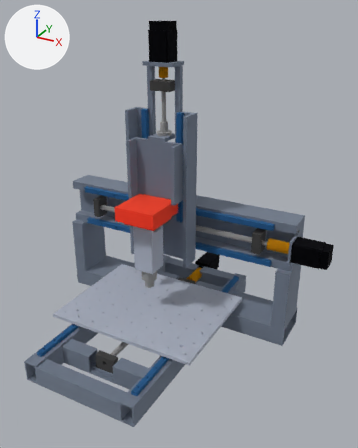
Two versions of the glTF model cad/standard/glb/standard_center.glb, one commit apart.
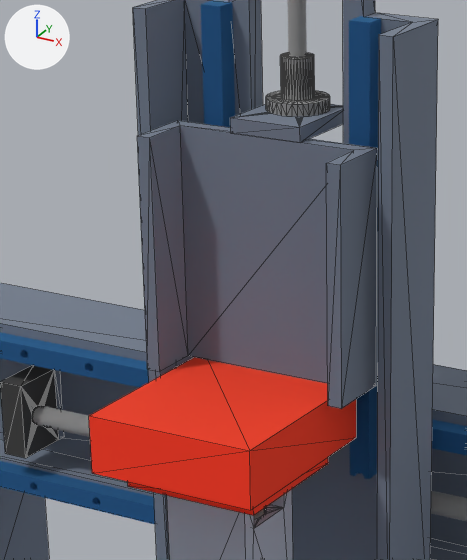
Each version is shown whole from a 50 mm camera at (913.0, -1071.0, 849.0) aimed at (308.0, 29.0, 300.0), then close up on the part from 26% to 57% of the width and 24% to 54% of the height. Lighting does not change. The marker at upper left points along +X, +Y and +Z. The last two pictures show the newer version. The close-ups show mesh edges as thin lines. Where no turn or scale is listed for an object, it has been applied to the vertices. Vertices at exactly the same position are counted once.

The first close-up shows 'beam', 'head_mount', 'tooldock_master', 'upright_L', 'x_bf', 'x_carriage', 'x_rail_bot', 'x_rail_top', 'z_nut', 'z_nut_tab', 'z_rail_0', 'z_rail_1', 'z_slide' and 7 more.
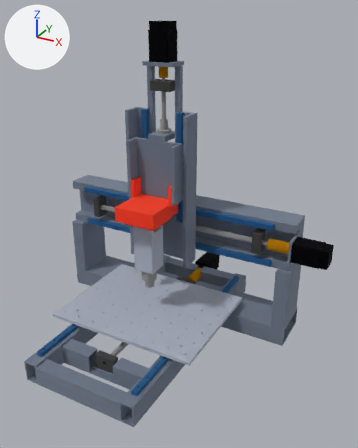
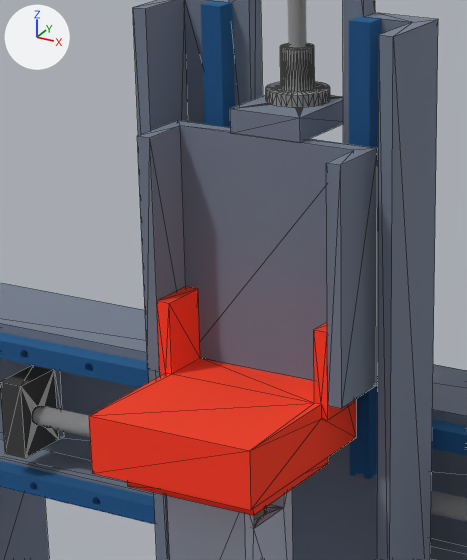
Changed parts and their boxes (x1, y1, x2, y2) in the close-ups (467 x 560 px):
'tooldock_master', reshaped (46% taller)
    before: (89, 357, 356, 510)
    after: (89, 286, 356, 510)
'z_nut_tab', moved, rescaled (23% taller)
    before: (230, 104, 343, 143)
    after: (230, 95, 343, 143)
'z_nut', moved
    before: (266, 52, 330, 116)
    after: (266, 43, 330, 107)

The change, as a diff of the scene's bpy script:
```diff
--- a/cad/standard/glb/standard_center.glb.py
+++ b/cad/standard/glb/standard_center.glb.py
@@ me_z_nut_tab @@
 # used by ob_z_nut_tab; location = (0.0, 0.0, 0.0)
-me_z_nut_tab.from_pydata(...)  # 80 vertices, 160 faces; spans x 199.0..251.0, y 53.0..117.0, z 516.0..526.0
+me_z_nut_tab.from_pydata(...)  # 80 vertices, 160 faces; spans x 199.0..251.0, y 53.0..117.0, z 516.0..532.0
+# me_z_nut_tab part 1: the whole mesh is scaled about its middle by (1, 1, 1.6), then moved by (0.0, 0.0, 3.0)
 me_z_nut_tab.materials.append(mat_mat_0)
@@ me_z_nut @@
 # used by ob_z_nut; location = (0.0, 0.0, 0.0)
-me_z_nut.from_pydata(...)  # 216 vertices, 432 faces; spans x 204.0..246.0, y 74.0..116.0, z 526.0..561.0
+me_z_nut.from_pydata(...)  # 216 vertices, 432 faces; spans x 204.0..246.0, y 74.0..116.0, z 532.0..567.0
+# me_z_nut part 2: the whole mesh is moved by (0.0, 0.0, 6.0)
 me_z_nut.materials.append(mat_mat_2)
@@ me_tooldock_master @@
 # used by ob_tooldock_master; location = (0.0, 0.0, 0.0)
-me_tooldock_master.from_pydata(...)  # 16 vertices, 24 faces; spans x 165.0..285.0, y -70.0..65.0, z 316.0..356.0
+me_tooldock_master.from_pydata(...)  # 40 vertices, 72 faces; spans x 160.0..290.0, y -70.0..65.0, z 316.0..406.0
+# me_tooldock_master part 3
+# 6 faces are deleted
+# 14 vertices are added at x 160.0..290.0, y 18.0..53.0, z 346.0..406.0
+# 10 new vertices lie (0.0, 35.0, 0.0) away from vertices in x 160.0..290.0, y 18.0, z 346.0..406.0
+# 54 new faces join them
 me_tooldock_master.materials.append(mat_mat_7)
```
